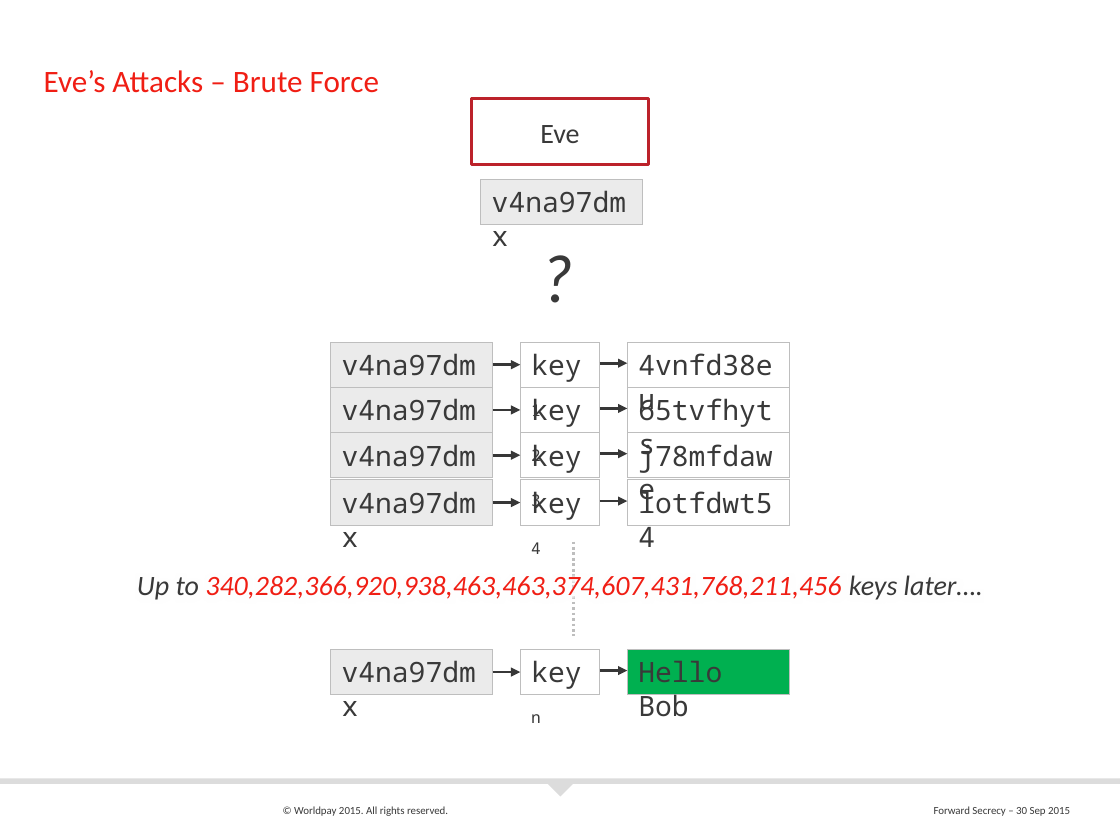
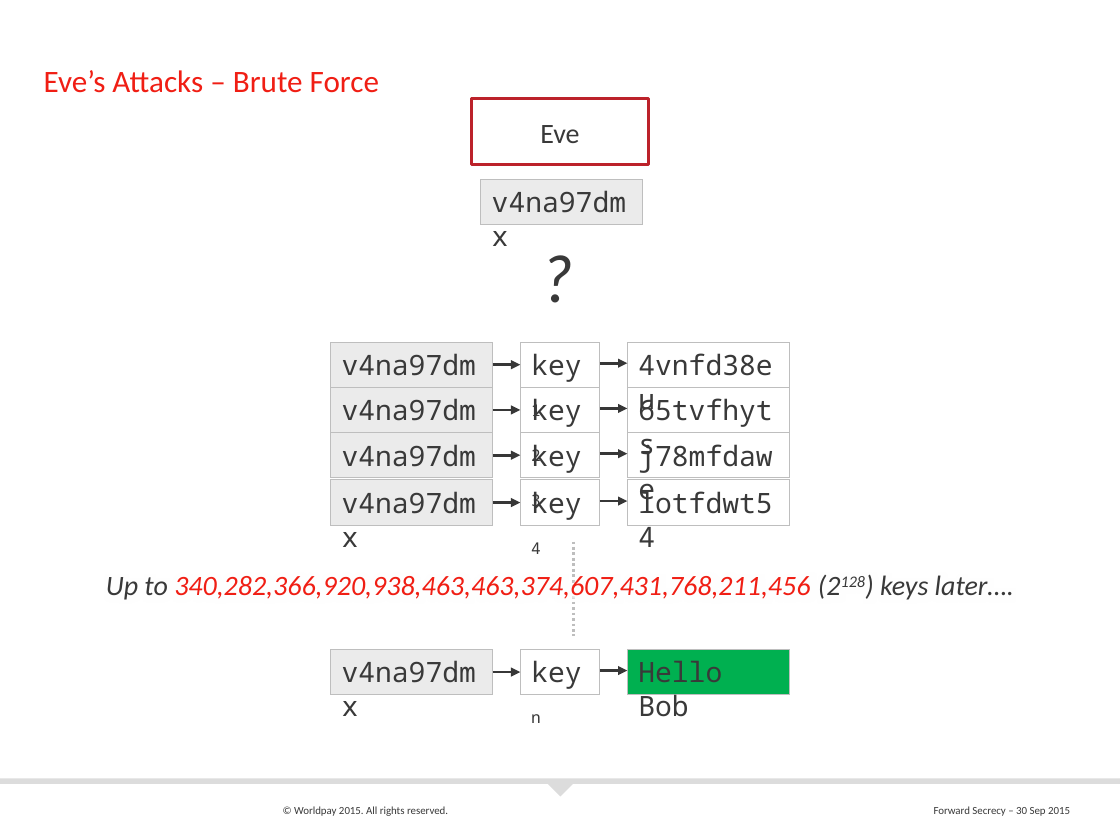
Before and after one commit to andybrodie/fsdemoapp, a slide deck: slide 10 of docs/Forward Secrecy in Java.pptx. Drawn at 1120x840 pixels with LibreOffice and Linux fonts; fonts in the diff are those of the drawing; background and template pictures are left out. Boxes give left, top, right and bottom in pixels: in the first picture for what was removed or moved away, otherwise in the second. Text is boxed around its words. In the diff, an @@ line names an element or a change of style, - is before the commit and + after.

```diff
--- a/docs/Forward Secrecy in Java.pptx
+++ b/docs/Forward Secrecy in Java.pptx
@@ text at box(106, 574, 1014, 600): text changed @@
-Up to 340,282,366,920,938,463,463,374,607,431,768,211,456 keys later….
+Up to 340,282,366,920,938,463,463,374,607,431,768,211,456 (2128) keys later….
```
Also in this commit, not shown: 7 other slides changed, 2 slides added, 4 slides removed.
